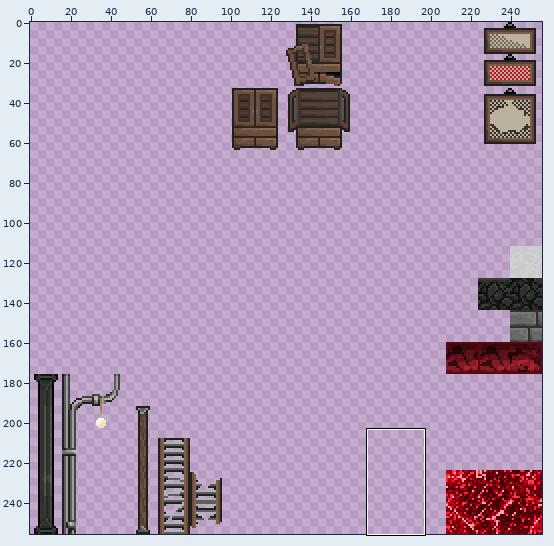
Two states of a sprite sheet, LudumDare48/Assets/Sprites/tile2.png. Above, an overview of the earlier version with the close-up marked.
Close-up. Before:
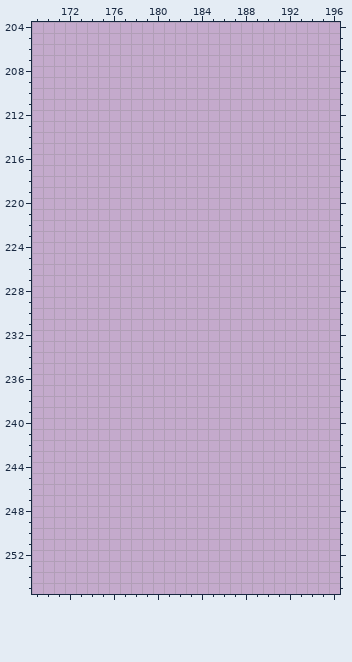
The file is 256x256 pixels. Colours within 5 levels of each other are drawn and written as one. Shown: x 169..196, y 204..255.
The same view after the edit:
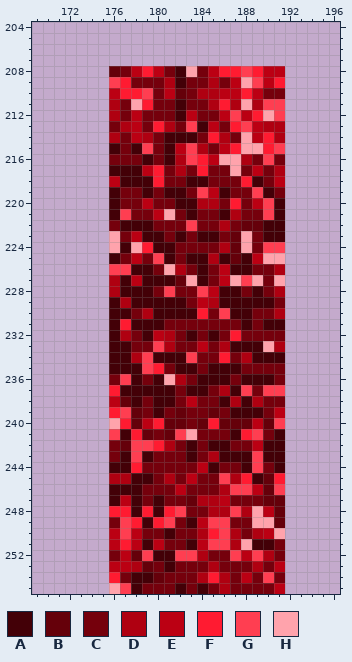
Palette (. is transparent): A #430007  B #65000a  C #75000c  D #af0011  E #bb0013  F #ff1b31  G #ff3e51  H #ffa3ac
Diff:
Changed rows in their new state; - is an unchanged pixel.
first column x 176:
208 BCEFECAHCEFFGFEE
209 GFCCCDACCDCEHGEF
210 EFFGCEBCDDEEFECC
211 DCHFCCACCDFDHDGG
212 DCECCCAECCEGEFHG
213 CDECFDCGAECFGEDD
214 DCEDCAAACFDCHEFD
215 ACAGCAEGDCEFHHFG
216 CCCACADGFEHHDCGC
217 AAAEFCDCFCCHCECD
218 EAAAFCCAACCCFACE
219 ACCACAACGEACCGAC
220 ACCECCAADDCFCEGA
221 AGCCEHCACCADCCGA
222 CAAACCCGCCDCBBAA
223 HCEAACACAACBHCAA
224 HAHFAACCCCDBHCGG
225 ACECGACAADABAEHH
226 GGAACHDCACEAACCD
227 DAEAAABHACEHGHCH
228 DAAACGCCGEAACACD
229 ADAAAAACEDAAAAAC
230 AACDAAAAFCGAACCD
231 AFAAACCCCCCCACAA
232 ADCAEDCACACFCCCC
233 AACCGDCCECDAAAHD
234 AADGAAAGCCFCDAAA
235 AAAGFCAACAAACCCC
236 CGACAHDCAAACAAAC
237 FAAAAACAACDAGCGG
238 EBACAACECCADADCC
239 FGBCACBCCBCAAACE
240 HFBEFBBCBFBBBEBG
241 GAFBCBGHCCCAFGCA
242 CBGGFDCACAACCEAA
243 CAGACCCACDAAAGAA
244 AAFCCCCCEACCAGCA
245 DDAACDCECCGDFABF
246 AAACCCECCCDGGEBG
247 AEACACCBDDECCCBB
248 FFAFAFGCCDDGDHEB
249 CGFAFGCAEGGCCHHB
250 EGECCACCDFGDCDEH
251 EFEAECCAEGGDHAAC
252 CEBGAAGGDCCGEGDC
253 EEDBCACCCDCCCDCE
254 FCAABCCCDFDCECGC
255 HGACCCACACDCCCCE
Pixel boxes of the changes (left, top, right, bottom) in both close-ups:
added: (109, 66, 285, 594)
